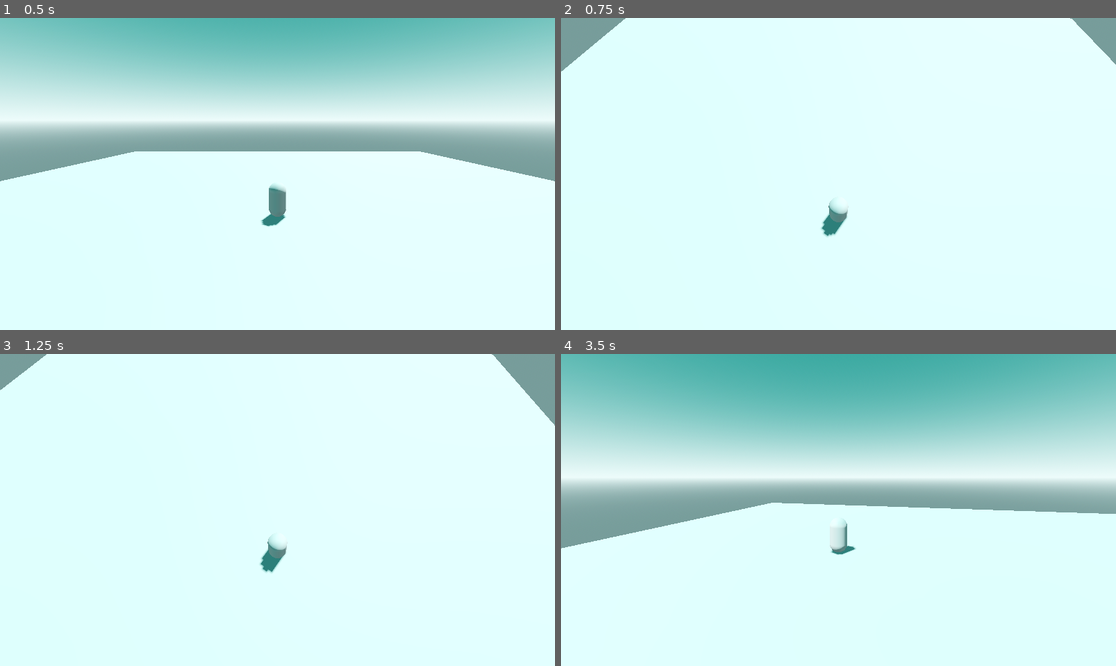
Above: before the commit, frames 1-4 (two rows, left to right).
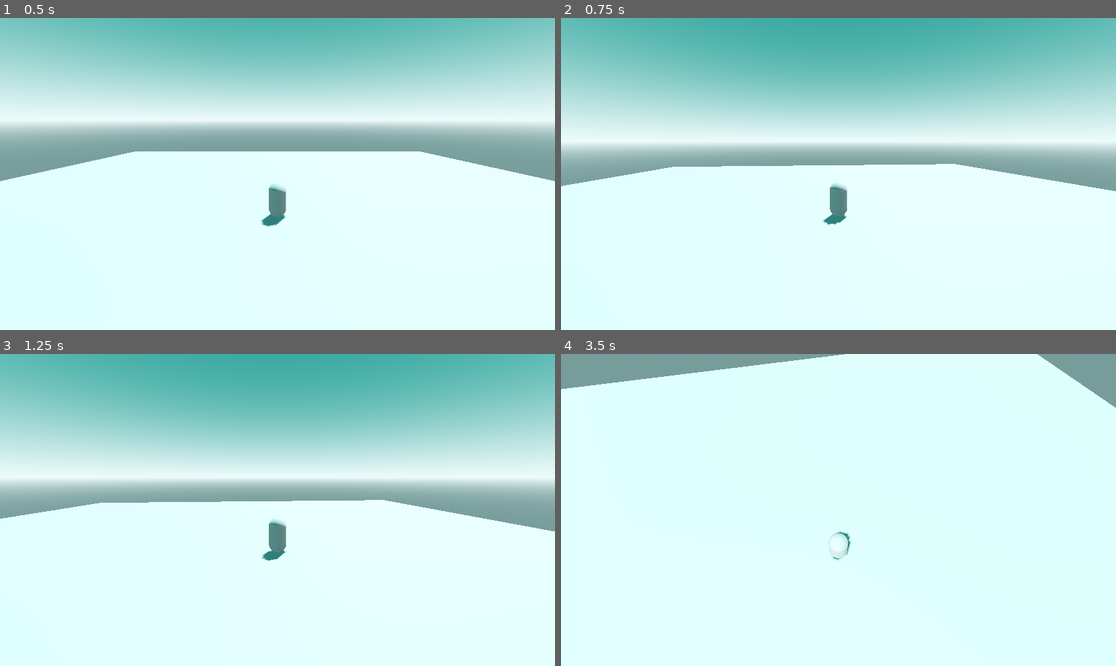
Above: after the commit, the same moments.

Repository: cliff-lilly-jean/botw-clone-v1
Game: Godot game, scene res://scenes/level.tscn
Two runs of this game, one before a commit and one after it. Both use one fixed random seed, a clock stepped at 60 frames per second and the inputs below.
Inputs (mouse positions are in pixels of both pictures, inside the frame that each line leads up to):
- Up to frame 1 (0.5 s): no input
- Up to frame 2 (0.75 s): tap Enter at 0.5 s; move the mouse to (960, 158) at 0.52 s; hold D (right) from 0.53 s (still down)
- Up to frame 3 (1.25 s): keep holding D (right)
- Up to frame 4 (3.5 s): move the mouse to (727, 525) at 1.27 s; release D (right) at 1.28 s; hold S (backward) 1.28-2.03 s; move the mouse to (894, 441) at 2.02 s; hold D (right) 2.03-2.78 s; move the mouse to (810, 572) at 2.77 s; hold W (forward) from 2.78 s (still down)

Frame 1 is identical in both runs. In frame 2, 42% of the frame differs, in the area x 0-100%, y 0-71%; in frame 3, 42%; in frame 4, 44%, in the area x 0-100%, y 0-67%.

Commit message:
Remove Godot cache files from tracking

Diff:
--- a/scenes/entities/player/camera_controller.gd
+++ b/scenes/entities/player/camera_controller.gd
@@ -20,8 +20,8 @@
 	if v.length() == 0 : return
 
 	# rotate horizontally along the y axis
-	rotation.y += v.x
+	rotation.y -= v.x
 
 	# rotate vertically along the x axis and clamp the rotation
-	rotation.x += v.y
+	rotation.x -= v.y
 	rotation.x = clampf(rotation.x, -0.8, 0.1)
Not shown, added: .gitignore
